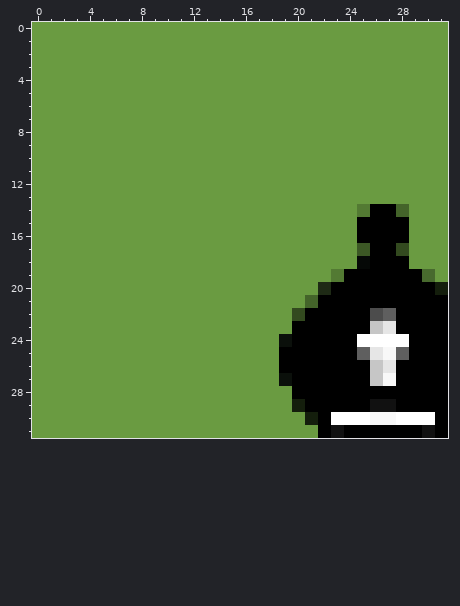
Two states of a pixel-art sprite, docs/assets/snap/01-original.png. That is the earlier state.
The file is 32x32 pixels. Colours within 5 levels of each other are drawn and written as one.
The result:
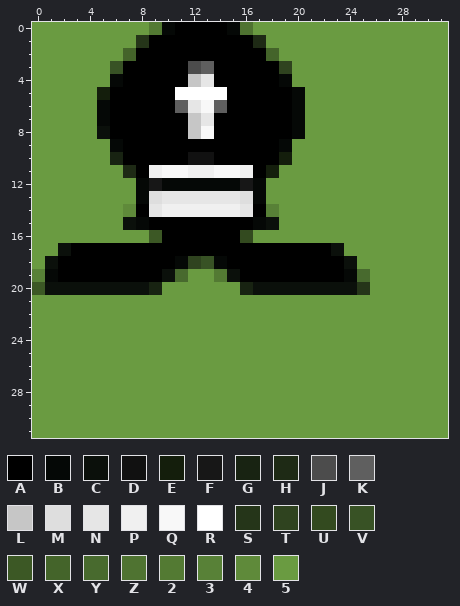
Palette (. is transparent): A #000000  B #050806  C #0b100b  D #111111  E #141e0c  F #171717  G #182312  H #1e2a15  J #4c4c4c  K #5f5f5f  L #c6c6c6  M #dedede  N #e6e6e6  P #f0f0f0  Q #f8f8f8  R #ffffff  S #253519  T #2f431f  U #334a1f  V #385225  W #3c5825  X #44642a  Y #486a2e  Z #4f7331  2 #537a33  3 #588137  4 #5f8a3a  5 #6a9b41
Changes in this commit:
y 0: x 9..16 55555555 -> 2BAAAABZ
y 1: x 8..17 5555555555 -> SAAAAAAAAH
y 2: x 7..18 555555555555 -> XAAAAAAAAAAX
y 3: x 6..19 55555555555555 -> VAAAAAJKAAAAAT
y 4: x 6..19 55555555555555 -> BAAAAALNAAAAAB
y 5: x 5..20 5555555555555555 -> EAAAAARRRRAAAAAB
y 6: x 5..20 5555555555555555 -> BAAAAAKNQKAAAAAB
y 7: x 5..20 5555555555555555 -> BAAAAAALNAAAAAAB
y 8: x 5..20 5555555555555555 -> CAAAAAALQAAAAAAB
y 9: x 6..19 55555555555555 -> BAAAAAAAAAAAAB
y 10: x 6..19 55555555555555 -> GAAAAADDAAAAAE
y 11: x 7..18 555555555555 -> HAPQQPPQQPAE
y 12: x 8..17 5555555555 -> BFBBBBBBFB
y 13: x 8..17 5555555555 -> BMNNNNNNMB
y 14: x 7..18 555555555555 -> 4ANPPPPPPNA3; x 25..28 2AAX -> 5555
y 15: x 7..18 555555555555 -> CBAAAAAAAABC; x 25..28 AAAA -> 5555
y 16: x 9..16 55555555 -> WAAAAAAU; x 25..28 AAAA -> 5555
y 17: x 2..23 5555555555555555555555 -> CAAAAAAAAAAAAAAAAAAAAC; x 25..28 WAAU -> 5555
y 18: x 1..28 555555555555555555555555BAAA -> CAAAAAAAAABTVBAAAAAAAAAC5555
y 19: x 0..11 555555555555 -> 3BAAAAAAAACY; x 14..30 5555555552AAAAAAY -> 2CAAAAAAAABY55555
y 20: x 0..9 5555555555 -> WCCCCCCCCG; x 16..31 555555HAAAAAAAAE -> GCCCCCCCCS555555
y 21: x 21..31 XAAAAAAAAAA -> 55555555555
y 22: x 20..31 UAAAAAJKAAAA -> 555555555555
y 23: x 20..31 AAAAAALNAAAA -> 555555555555
y 24: x 19..31 CAAAAARRRRAAA -> 5555555555555
y 25: x 19..31 AAAAAAKNQKAAA -> 5555555555555
y 26: x 19..31 AAAAAAALNAAAA -> 5555555555555
y 27: x 19..31 CAAAAAALQAAAA -> 5555555555555
y 28: x 20..31 AAAAAAAAAAAA -> 555555555555
y 29: x 20..31 EAAAAADDAAAA -> 555555555555
y 30: x 21..31 EARRRQQRRRA -> 55555555555
y 31: x 22..31 ADAAAAAADA -> 5555555555
